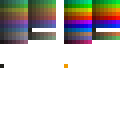
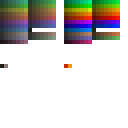
Comparing the layer stacks of the two 128x128 images. Changes:
painted on "Bottom Right Emissive Custom Color" over 4, 64, 72, 68
painted on "Top Right Emissive Color Palette" over 64, 64, 68, 68
painted on "Bottom Left Non Emissive Custom Colors" over 4, 64, 8, 68
